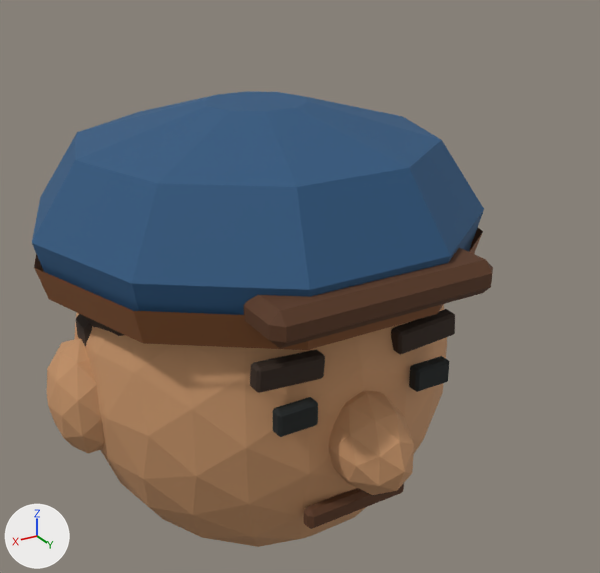
Two versions of the glTF model assets/models/units/engineer/Head.glb, one commit apart.
One viewpoint serves both versions: a 50 mm camera at (0.442, 0.835, 0.467) aimed at (-0.04, 0.031, 0.065). Lighting does not change. The marker at lower left points along +X, +Y and +Z. The picture after the commit comes second. Vertices at exactly the same position are counted once.

The first picture shows 'Sculpture'.
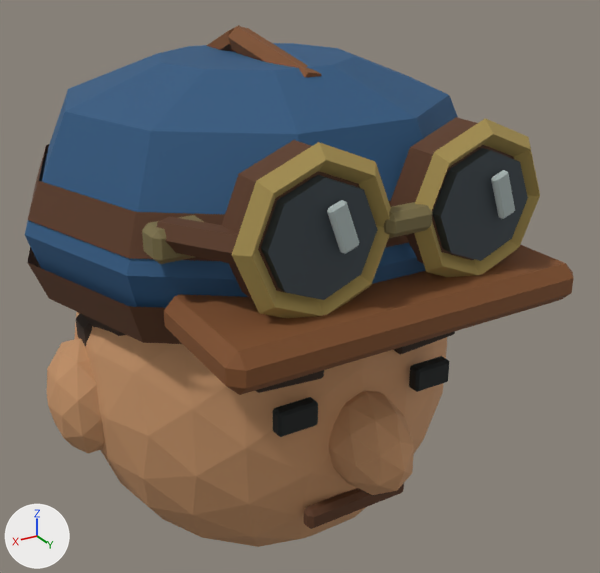
Boxes [x1, y1, x2, y2] around the edits, measured in the pictures (600 x 573 px):
'Sculpture', reshaped (19% wider, 15% taller)
    before: [32, 92, 493, 547]
    after: [25, 25, 574, 547]
part 1 of me_sculpture, added (brown)
    after: [391, 117, 514, 264]
part 2 of me_sculpture, added
    after: [222, 140, 360, 300]
part 3 of me_sculpture, added
    after: [432, 148, 528, 261]
part 4 of me_sculpture, added
    after: [261, 175, 377, 300]
part 5 of me_sculpture, rebuilt
    before: [244, 248, 493, 349]
    after: [164, 245, 574, 395]
part 6 of me_sculpture, rebuilt
    before: [34, 228, 483, 350]
    after: [27, 247, 182, 344]
part 7 of me_sculpture, built on
    before: [32, 92, 484, 315]
    after: [25, 25, 540, 318]

Patch to the scene script:
```diff
--- a/assets/models/units/engineer/Head.glb.py
+++ b/assets/models/units/engineer/Head.glb.py
@@ me_sculpture @@
 # used by ob_sculpture; location = (0.0, 0.0, 0.0)
-me_sculpture.from_pydata(...)  # 584 vertices, 1092 faces; spans x -0.27..0.27, y -0.254..0.299, z -0.268..0.29
+me_sculpture.from_pydata(...)  # 963 vertices, 1772 faces; spans x -0.271..0.271, y -0.292..0.32, z -0.268..0.368
+# me_sculpture part 1: a new loose piece, an 8-sided cylinder along y spanning x -0.164..-0.014, y 0.236..0.274, z 0.154..0.304, in mat_unitsurface
+# me_sculpture part 2: a new loose piece, an 8-sided cylinder along y spanning x 0.014..0.164, y 0.236..0.274, z 0.154..0.304, in mat_unitsurface
+# me_sculpture part 3: a new loose piece, an 8-sided cylinder along y spanning x -0.143..-0.035, y 0.273..0.286, z 0.175..0.283, in mat_unitsurface
+# me_sculpture part 4: a new loose piece, an 8-sided cylinder along y spanning x 0.035..0.143, y 0.273..0.286, z 0.175..0.283, in mat_unitsurface
+# me_sculpture part 5: the loose piece of 24 vertices spanning x -0.13..0.13, y 0.203..0.273, z 0.125..0.162 is rebuilt with 24 vertices and now spans x -0.195..0.195, y 0.17..0.32, z 0.121..0.161
+# me_sculpture part 6: the loose piece of 20 vertices spanning x -0.265..0.265, y -0.252..0.252, z 0.104..0.143 is rebuilt with 20 vertices and now spans x -0.271..0.271, y -0.258..0.258, z 0.105..0.15
+# me_sculpture part 7: 31 vertices moved from x -0.264..0.264, y -0.251..0.251, z 0.17..0.29 to x -0.27..0.27, y -0.257..0.257, z 0.18..0.34; 283 vertices added at x -0.265..0.265, y -0.278..0.298, z 0.148..0.368
+# other edits to the shape of me_sculpture do not show in these pictures
 me_sculpture.materials.append(mat_unitsurface)
```
